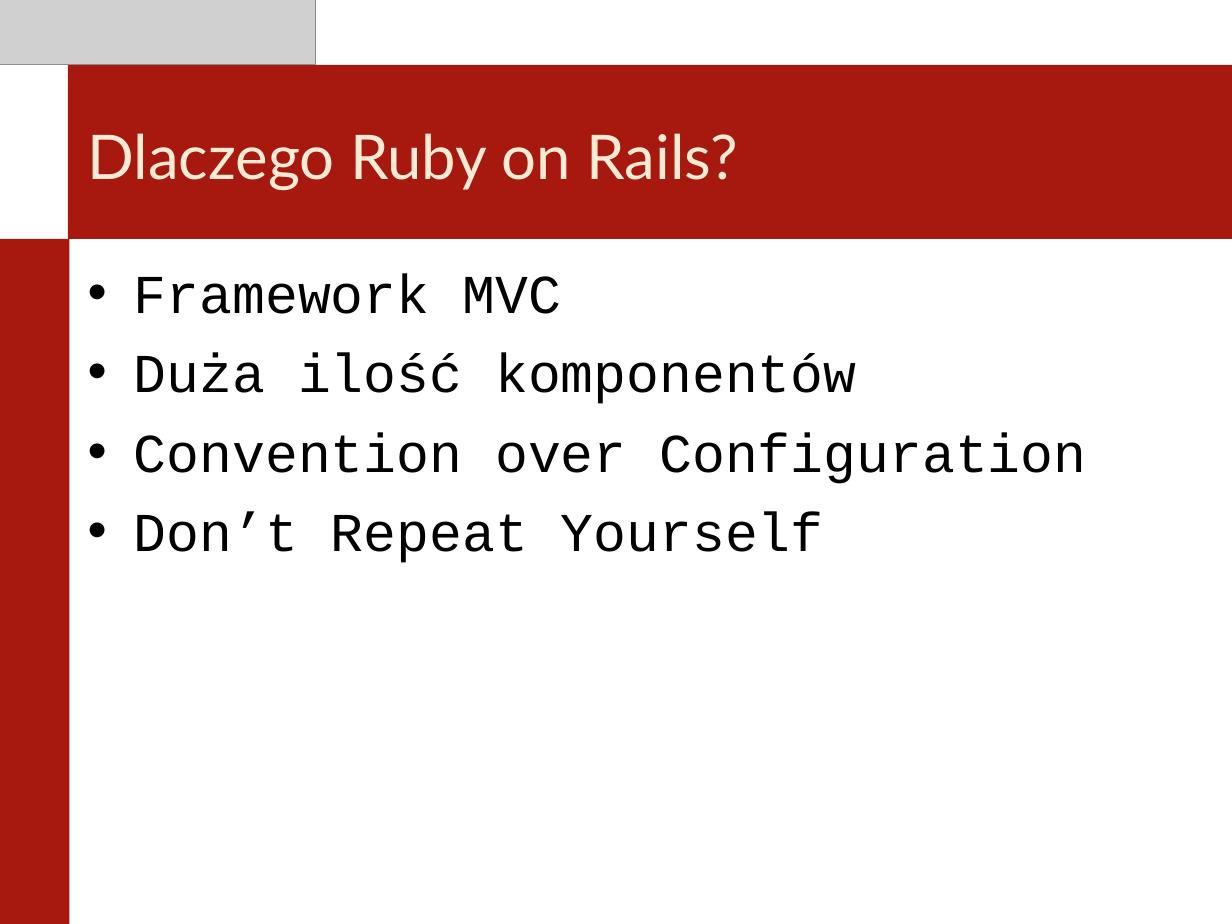
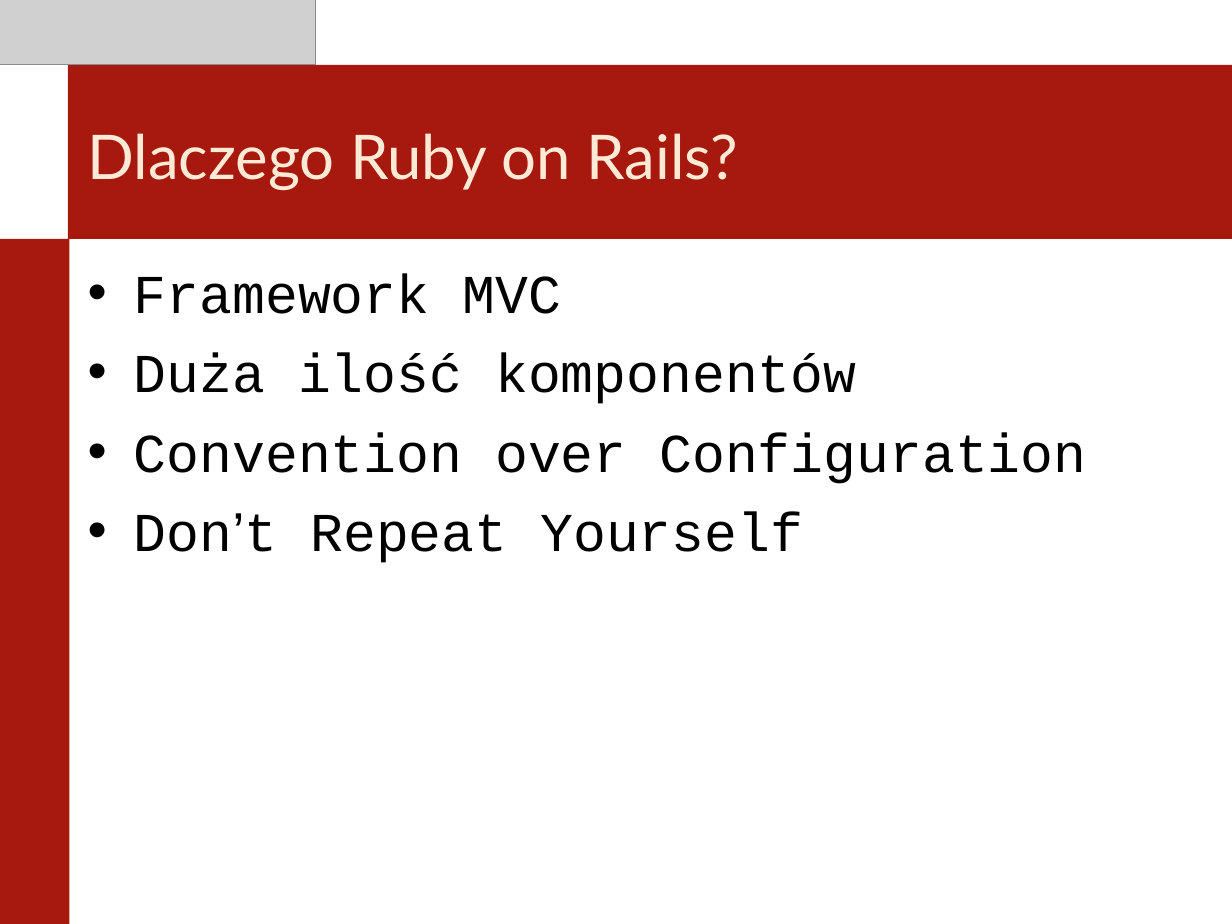
Before and after one commit to 225985/studia, a slide deck: slide 9 of doc/prezentacja.ppt. Drawn at 1232x924 pixels with LibreOffice and Linux fonts; fonts in the diff are those of the drawing; grey boxes stand for pictures. Boxes give left, top, right and bottom in pixels: in the first picture for what was removed or moved away, otherwise in the second. Text is boxed around its words. In the diff, an @@ line names an element or a change of style, - is before the commit and + after.

Commit message:
finish presentation

```diff
--- a/doc/prezentacja.ppt
+++ b/doc/prezentacja.ppt
@@ text at (134, 512, 803, 563): font Courier New to Arial in "Don’t" @@
```
Also in this commit, not shown: 2 other slides changed, 2 slides added, 2 other files.
